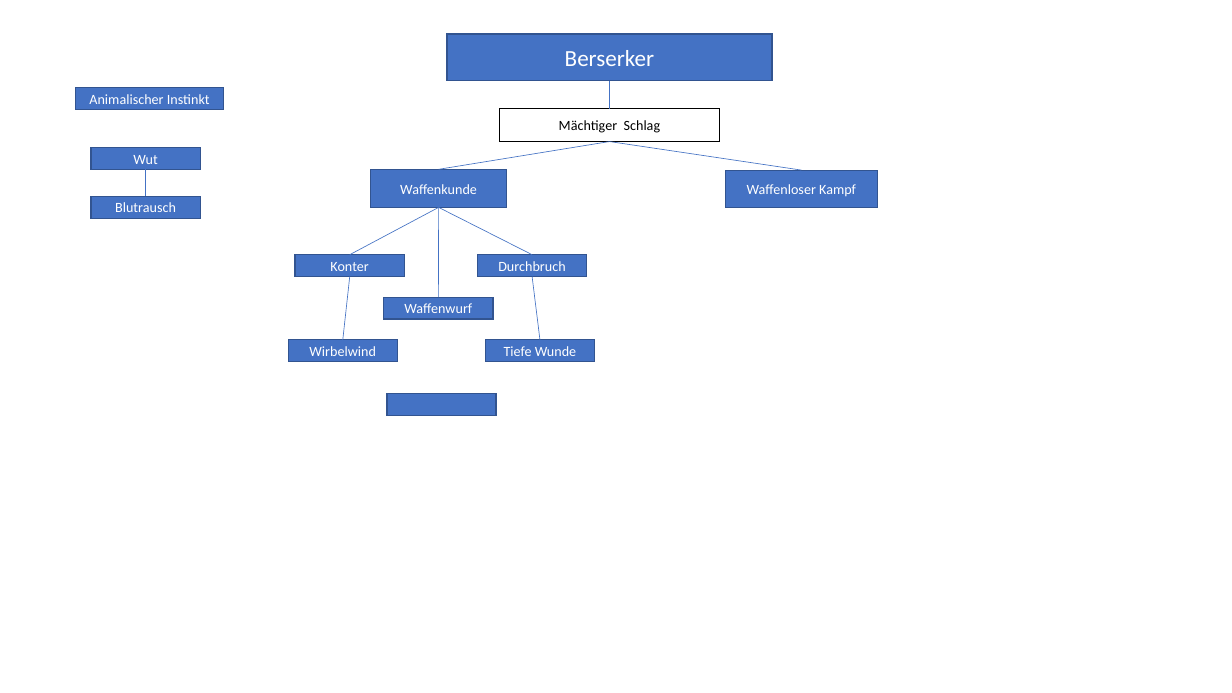
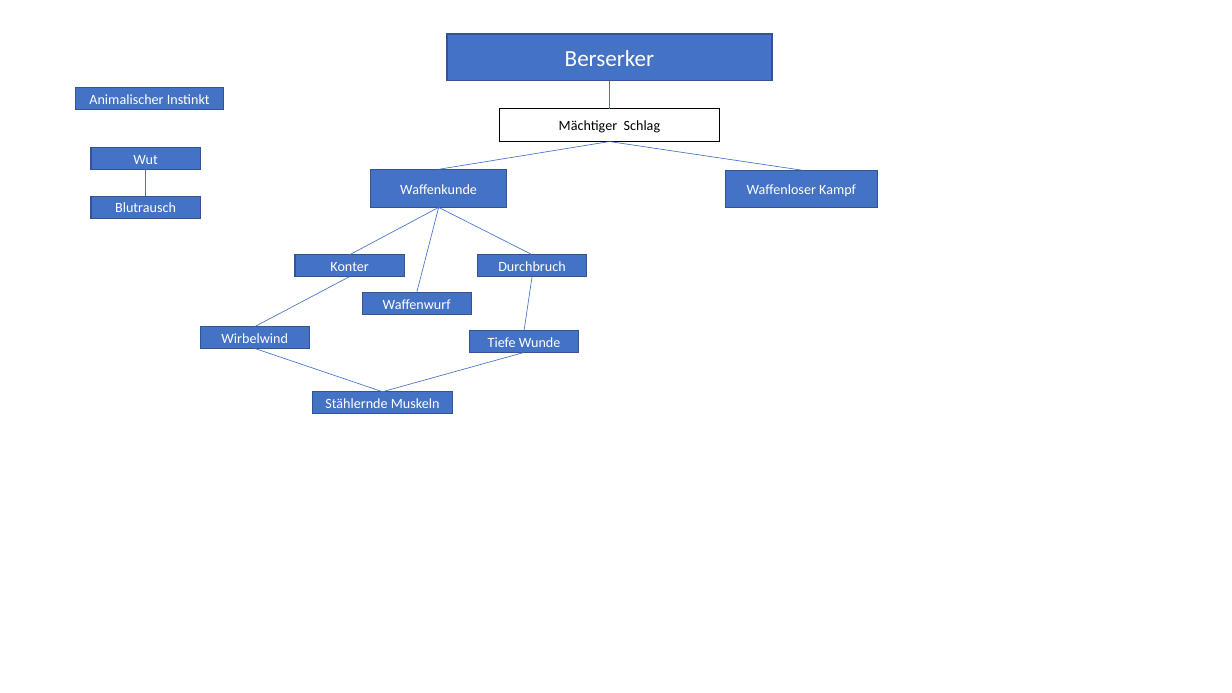
Before and after one commit to cschmitz96/Diverses, a slide deck: slide 1 of Krieger_Skillbaum_Berserker.pptx. Drawn at 1232x693 pixels with LibreOffice and Linux fonts; fonts in the diff are those of the drawing. Boxes give left, top, right and bottom in pixels: in the first picture for what was removed or moved away, otherwise in the second. Text is boxed around its words. In the diff, an @@ line names an element or a change of style, - is before the commit and + after.

```diff
--- a/Krieger_Skillbaum_Berserker.pptx
+++ b/Krieger_Skillbaum_Berserker.pptx
@@ line moved from (438, 298) - (439, 207) to (417, 293) - (439, 207) @@
@@ line moved from (350, 276) - (343, 340) to (350, 276) - (255, 326) @@
@@ rectangle "Waffenwurf": place and size @@
-rectangle "Waffenwurf" at [384,298,493,320]
+rectangle "Waffenwurf" at [362,293,471,315]
@@ line moved from (532, 276) - (540, 340) to (532, 276) - (524, 331) @@
@@ rectangle "Wirbelwind": place and size @@
-rectangle "Wirbelwind" at [288,340,397,362]
+rectangle "Wirbelwind" at [201,326,310,348]
@@ line added from (255, 348) to (383, 392), #4472C4 0.5 pt @@
@@ line added from (524, 352) to (383, 392), #4472C4 0.5 pt @@
@@ rectangle "Tiefe Wunde": place and size @@
-rectangle "Tiefe Wunde" at [485,340,594,362]
+rectangle "Tiefe Wunde" at [470,331,579,353]
@@ rectangle added at [312,392,453,414], fill #4472C4, outline #325491 1 pt, 11 pt, text #FFFFFF @@
+Stählernde Muskeln
@@ rectangle removed at [387,394,496,416] @@
```
Also in this commit, not shown: 1 other file.
